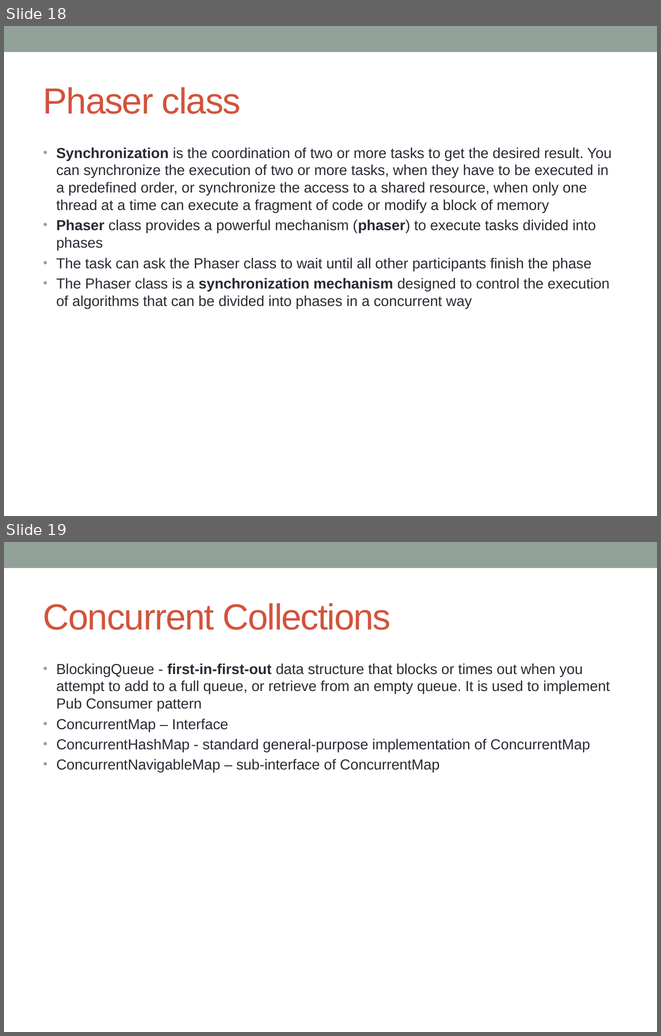
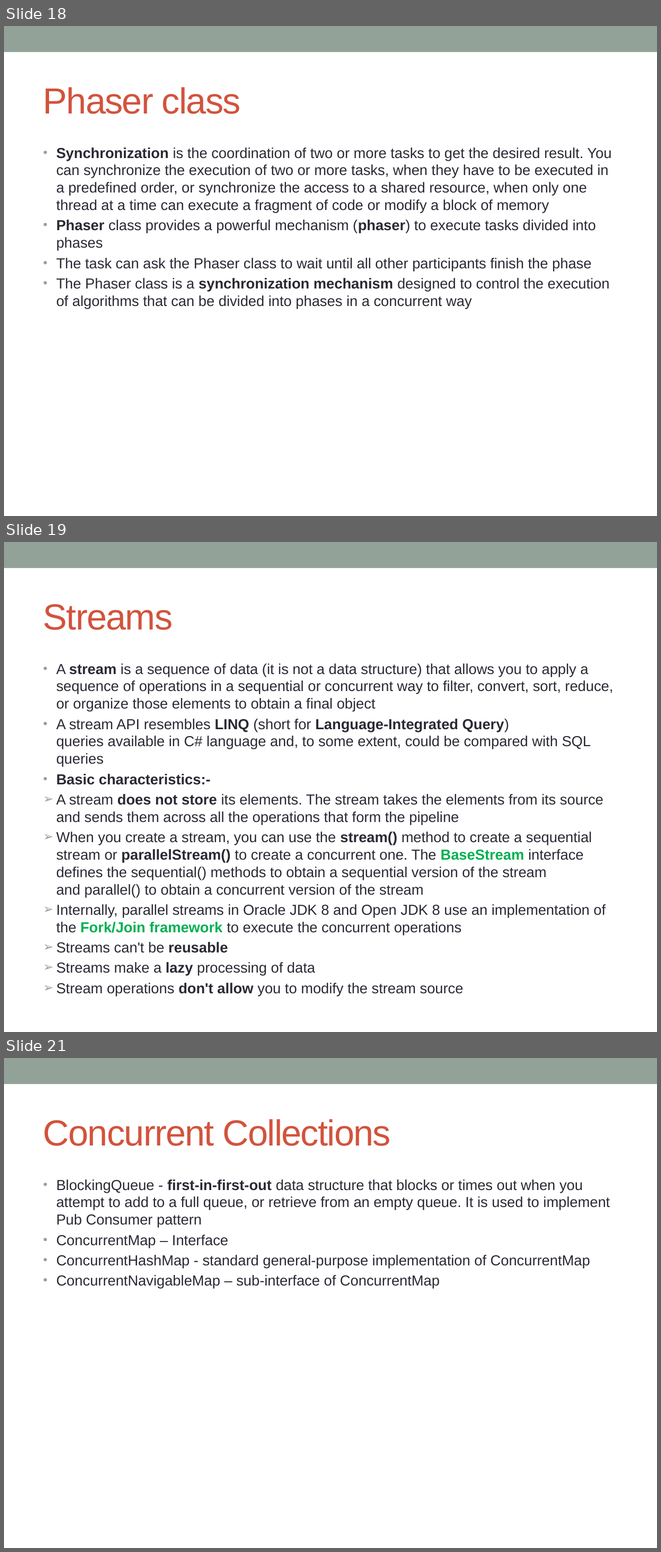
Before and after one commit to notionquest/ProjectDocumentation, a slide deck: MultiThreading.pptx. Shown one above the other, each under a label of ours: slides 18 and 19 before the commit, slides 18, 19 and 21 after it; the slides between them are not shown. The pictures are 661x1036 and 661x1552 pixels, drawn with LibreOffice and Linux fonts; fonts in the diff are those of the drawing. Boxes give left, top, right and bottom in pixels: in the first picture for what was removed or moved away, otherwise in the second. Text is boxed around its words. In the diff, an @@ line names an element or a change of style, - is before the commit and + after.

```diff
--- a/MultiThreading.pptx
+++ b/MultiThreading.pptx
@@ slide 19 added at [4, 542, 657, 1032], background #FFFFFF; not listed: 1 template element that a slide beside it also shows @@
@@ title added at [43, 604, 173, 630], 40 pt, text #D2533C @@
+Streams
@@ text added at [56, 663, 613, 996], 16 pt, text #292934 @@
+• A stream is a sequence of data (it is not a data structure) that allows you to apply a sequence of operations in a sequential or concurrent way to filter, convert, sort, reduce, or organize those elements to obtain a final object
+• A stream API resembles LINQ (short for Language-Integrated Query) queries available in C# language and, to some extent, could be compared with SQL queries
+• Basic characteristics:-
+➢ A stream does not store its elements. The stream takes the elements from its source and sends them across all the operations that form the pipeline
+➢ When you create a stream, you can use the stream() method to create a sequential stream or parallelStream() to create a concurrent one. The BaseStream interface defines the sequential() methods to obtain a sequential version of the stream and parallel() to obtain a concurrent version of the stream
+➢ Internally, parallel streams in Oracle JDK 8 and Open JDK 8 use an implementation of the Fork/Join framework to execute the concurrent operations
+➢ Streams can't be reusable
+➢ Streams make a lazy processing of data
+➢ Stream operations don't allow you to modify the stream source
@@ what was slide 19 is now slide 21 @@
```
Also in this commit, not shown: 1 slide changed, 2 other slides added.
